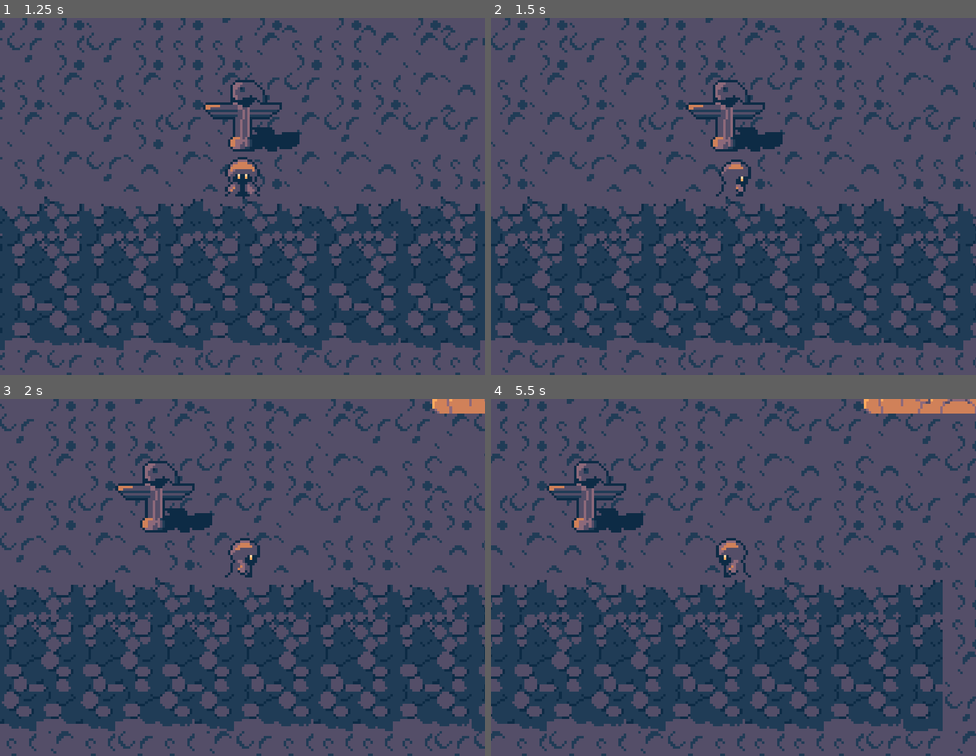
Above: before the commit, frames 1-4 (two rows, left to right).
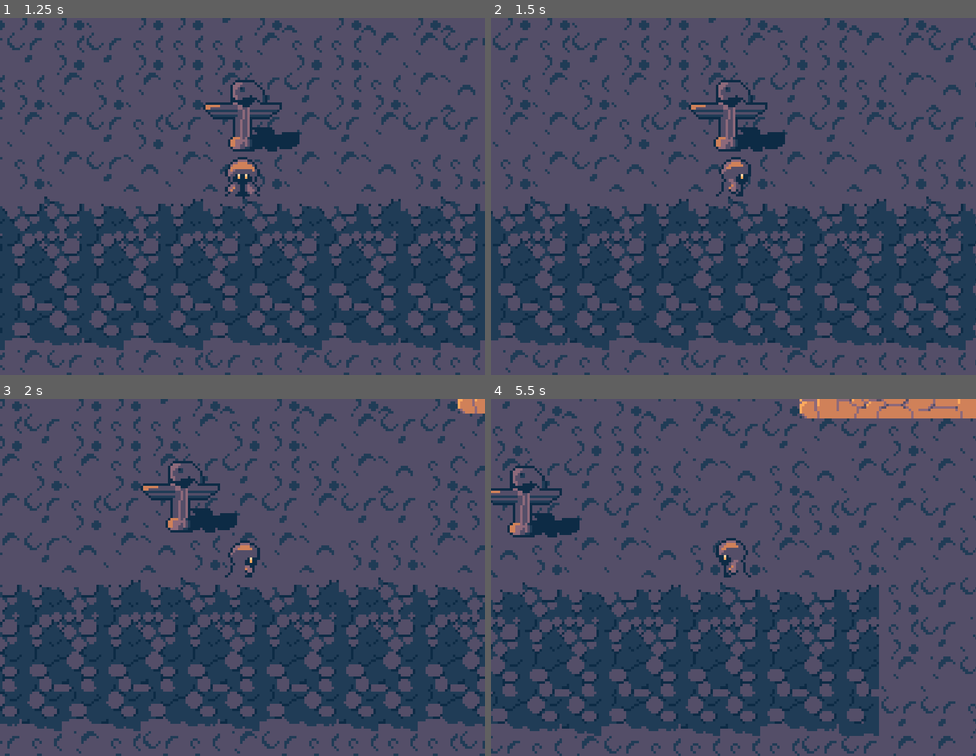
Above: after the commit, the same moments.

Repository: OneTinySauce/Wander
Game: Godot game, scene res://Levels/main_menu.tscn
The game is run twice, just before and just after one commit, with the same random seed, the same clock (stepped at 60 frames per second) and the same inputs.
Inputs:
- Up to frame 1 (1.25 s): click "- start -" at 0.5 s
- Up to frame 2 (1.5 s): tap Enter at 1.25 s; hold D (right) from 1.28 s (still down); hold Space (run) from 1.28 s (still down)
- Up to frame 3 (2 s): keep holding D (right); keep holding Space (run)
- Up to frame 4 (5.5 s): release D (right) at 2.03 s; release Space (run) at 2.03 s; hold S (down) 2.03-2.78 s; tap Space (run) at 2.1, 3.6, 5.1 s; hold D (right) 2.78-3.53 s; hold Space (run) 2.78-3.53 s; hold W (up) 3.53-4.28 s; hold Space (run) 4.28-5.03 s; hold Left (left) from 4.28 s (still down)

Frame 1 is identical in both runs. In frame 2, 15% of the frame differs, in the area x 0-100%, y 0-100%; in frame 3, 31%; in frame 4, 34%.

Commit message:
Changed AnimationTree and added a TimeScale node

Diff:
--- a/Characters/Player/player.gd
+++ b/Characters/Player/player.gd
@@ -2,9 +2,9 @@
 
 
 const MAX_SPEED = 40
-const ACCELERATION = 150
-const FRICTION = 500
-const RUN_SPEED_SCALE : float = 2.0
+const ACCELERATION = 100
+const FRICTION = 300
+const RUN_SPEED_SCALE : float = 1.4
 const START_POSTION : Vector2 = Vector2(0,1)
 
 @onready var animationPlayer = $AnimationPlayer
@@ -30,7 +30,7 @@
 	if input_vector != Vector2.ZERO:
 		# animation
 		animationTree.set("parameters/Idle/blend_position", input_vector)
-		animationTree.set("parameters/Run/blend_position", input_vector)
+		animationTree.set("parameters/Run/BlendSpace2D/blend_position", input_vector)
 		# movement
 		velocity = velocity.move_toward(input_vector * MAX_SPEED * (1 + Input.get_action_strength("run")), ACCELERATION * delta)
 		# faster animation if shift preesed
@@ -39,6 +39,8 @@
 			speedScale = RUN_SPEED_SCALE
 		else:
 			speedScale = 1.0
+		# Set the animation speed scale according to the speedScale variable
+		animationTree.set("parameters/Run/runSpeedScale/scale", speedScale)
 	else:
 		velocity = velocity.move_toward(Vector2.ZERO, FRICTION * delta)
 
--- a/Characters/Player/player.tscn
+++ b/Characters/Player/player.tscn
@@ -198,45 +198,56 @@
 max_space = Vector2(1.1, 1.1)
 blend_mode = 1
 
-[sub_resource type="AnimationNodeAnimation" id="AnimationNodeAnimation_ylaye"]
+[sub_resource type="AnimationNodeAnimation" id="AnimationNodeAnimation_hlm73"]
+animation = &"Run_Left"
+
+[sub_resource type="AnimationNodeAnimation" id="AnimationNodeAnimation_s1glo"]
+animation = &"Run_Right"
+
+[sub_resource type="AnimationNodeAnimation" id="AnimationNodeAnimation_oxres"]
 animation = &"Run_Down"
 
-[sub_resource type="AnimationNodeAnimation" id="AnimationNodeAnimation_vb155"]
+[sub_resource type="AnimationNodeAnimation" id="AnimationNodeAnimation_lncij"]
 animation = &"Run_Up"
 
-[sub_resource type="AnimationNodeAnimation" id="AnimationNodeAnimation_mqei2"]
-animation = &"Run_Left"
-
-[sub_resource type="AnimationNodeAnimation" id="AnimationNodeAnimation_nb5ih"]
-animation = &"Run_Right"
-
-[sub_resource type="AnimationNodeBlendSpace2D" id="AnimationNodeBlendSpace2D_1w7jj"]
-blend_point_0/node = SubResource("AnimationNodeAnimation_ylaye")
-blend_point_0/pos = Vector2(0, 1)
-blend_point_1/node = SubResource("AnimationNodeAnimation_vb155")
-blend_point_1/pos = Vector2(0, -1)
-blend_point_2/node = SubResource("AnimationNodeAnimation_mqei2")
-blend_point_2/pos = Vector2(-1.1, 0)
-blend_point_3/node = SubResource("AnimationNodeAnimation_nb5ih")
-blend_point_3/pos = Vector2(1.1, 0)
-min_space = Vector2(-1.1, -1.1)
-max_space = Vector2(1.1, 1.1)
-blend_mode = 1
+[sub_resource type="AnimationNodeBlendSpace2D" id="AnimationNodeBlendSpace2D_ydpu4"]
+blend_point_0/node = SubResource("AnimationNodeAnimation_hlm73")
+blend_point_0/pos = Vector2(-1.1, 0)
+blend_point_1/node = SubResource("AnimationNodeAnimation_s1glo")
+blend_point_1/pos = Vector2(1.1, 0)
+blend_point_2/node = SubResource("AnimationNodeAnimation_oxres")
+blend_point_2/pos = Vector2(0, 1)
+blend_point_3/node = SubResource("AnimationNodeAnimation_lncij")
+blend_point_3/pos = Vector2(0, -1)
+min_space = Vector2(-1.1, -1)
+max_space = Vector2(1.1, 1)
+blend_mode = 2
+
+[sub_resource type="AnimationNodeTimeScale" id="AnimationNodeTimeScale_d5q4e"]
+
+[sub_resource type="AnimationNodeBlendTree" id="AnimationNodeBlendTree_v0f25"]
+graph_offset = Vector2(-280.558, 39.0113)
+nodes/BlendSpace2D/node = SubResource("AnimationNodeBlendSpace2D_ydpu4")
+nodes/BlendSpace2D/position = Vector2(-53.3333, 106.667)
+nodes/output/position = Vector2(493.333, 133.333)
+nodes/runSpeedScale/node = SubResource("AnimationNodeTimeScale_d5q4e")
+nodes/runSpeedScale/position = Vector2(266.667, 120)
+node_connections = [&"output", 0, &"runSpeedScale", &"runSpeedScale", 0, &"BlendSpace2D"]
 
 [sub_resource type="AnimationNodeStateMachineTransition" id="AnimationNodeStateMachineTransition_vpax4"]
 advance_mode = 2
 
-[sub_resource type="AnimationNodeStateMachineTransition" id="AnimationNodeStateMachineTransition_wne0r"]
+[sub_resource type="AnimationNodeStateMachineTransition" id="AnimationNodeStateMachineTransition_vgnm6"]
 advance_mode = 2
 
 [sub_resource type="AnimationNodeStateMachine" id="AnimationNodeStateMachine_cwk6v"]
 states/End/position = Vector2(616, 97.5)
 states/Idle/node = SubResource("AnimationNodeBlendSpace2D_c3b8t")
 states/Idle/position = Vector2(286.969, 57.7503)
-states/Run/node = SubResource("AnimationNodeBlendSpace2D_1w7jj")
-states/Run/position = Vector2(286.969, 149.75)
+states/Run/node = SubResource("AnimationNodeBlendTree_v0f25")
+states/Run/position = Vector2(287.725, 142.774)
 states/Start/position = Vector2(100, 82.7503)
-transitions = ["Start", "Idle", SubResource("AnimationNodeStateMachineTransition_vpax4"), "Start", "Run", SubResource("AnimationNodeStateMachineTransition_wne0r")]
+transitions = ["Start", "Idle", SubResource("AnimationNodeStateMachineTransition_vpax4"), "Start", "Run", SubResource("AnimationNodeStateMachineTransition_vgnm6")]
 graph_offset = Vector2(-253.431, -3.8925)
 
 [sub_resource type="AnimationNodeStateMachinePlayback" id="AnimationNodeStateMachinePlayback_xs1lx"]
@@ -269,4 +280,5 @@
 process_callback = 0
 parameters/playback = SubResource("AnimationNodeStateMachinePlayback_xs1lx")
 parameters/Idle/blend_position = Vector2(-0.00232738, -0.122222)
-parameters/Run/blend_position = Vector2(0.00155044, -0.0980393)
+parameters/Run/BlendSpace2D/blend_position = Vector2(-0.00384122, 0.0350877)
+parameters/Run/runSpeedScale/scale = 1.0
Not shown: 1 places in Characters/Player/player.tscn that only renumber resources
